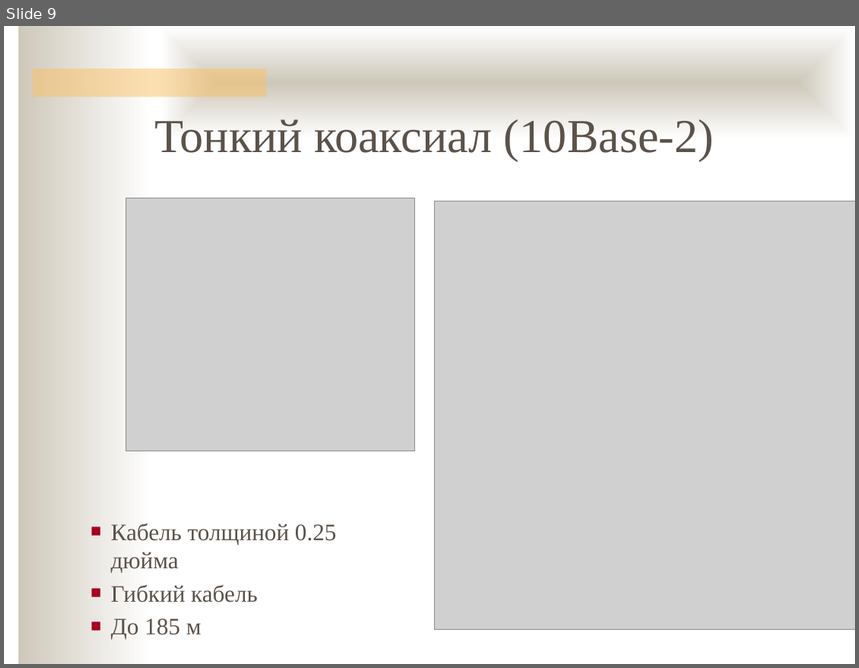
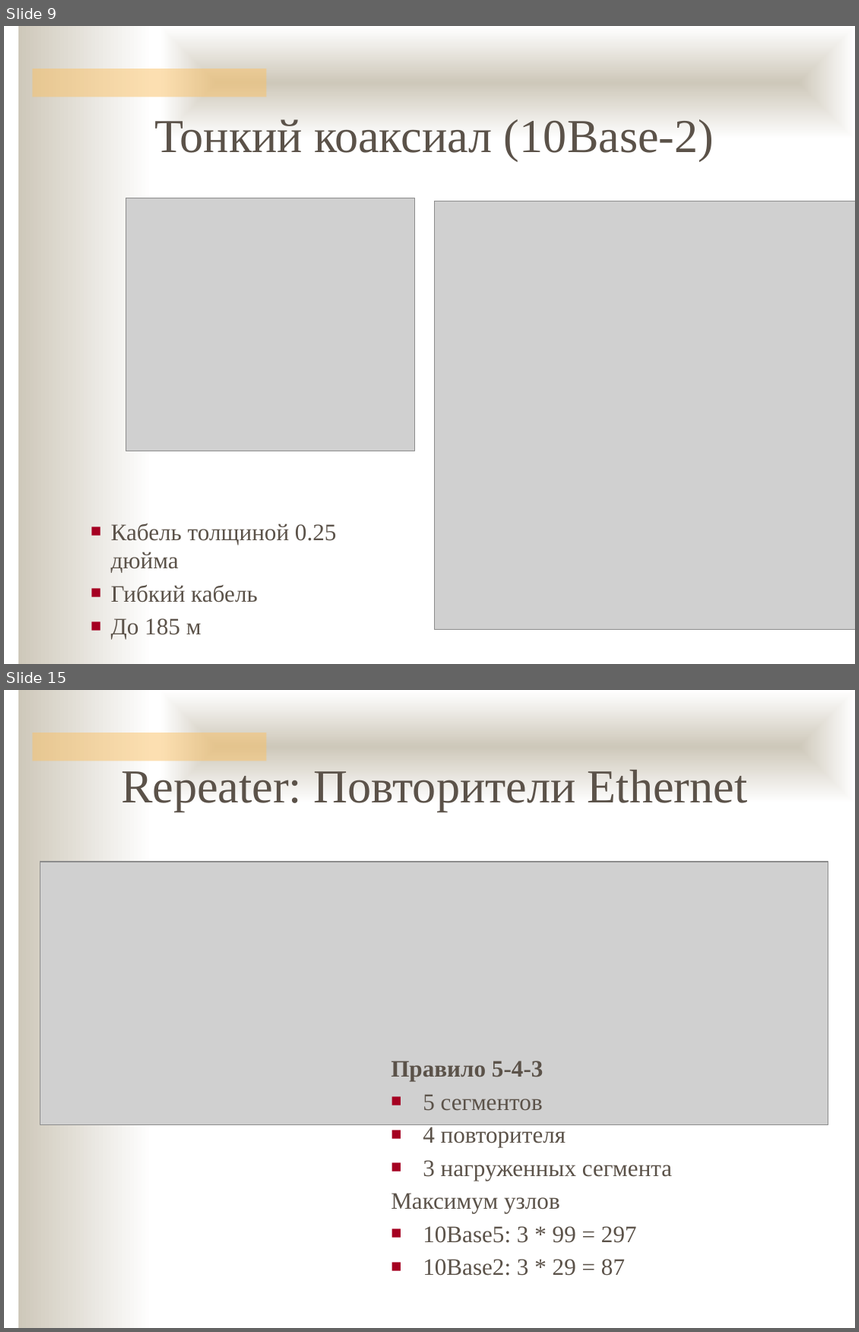
Before and after one commit to ukoloff/nets, a slide deck: 05.pptx. Shown one above the other, each under a label of ours: slide 9 before the commit, slides 9 and 15 after it; the slides between them are not shown. The pictures are 859x668 and 859x1332 pixels, drawn with LibreOffice and Linux fonts; fonts in the diff are those of the drawing; grey boxes stand for pictures; background and template pictures are left out. Boxes give left, top, right and bottom in pixels: in the first picture for what was removed or moved away, otherwise in the second. Text is boxed around its words. In the diff, an @@ line names an element or a change of style, - is before the commit and + after.

```diff
--- a/05.pptx
+++ b/05.pptx
@@ slide 15 added at <box>4,690,855,1328</box>, background #FFFFFF; not listed: 3 template elements that a slide beside it also shows @@
@@ text added at <box>121,770,747,812</box>, 40 pt, text #5B5249 @@
+Repeater: Повторители Ethernet
@@ picture added at <box>40,862,829,1125</box> @@
@@ text added at <box>391,1061,672,1276</box>, 20 pt, text #5B5249 @@
+Правило 5-4-3
+■ 5 сегментов
+■ 4 повторителя
+■ 3 нагруженных сегмента
+Максимум узлов
+■ 10Base5: 3 * 99 = 297
+■ 10Base2: 3 * 29 = 87
```
Also in this commit, not shown: 1 slide changed, 13 other slides added, 1 slide removed.
